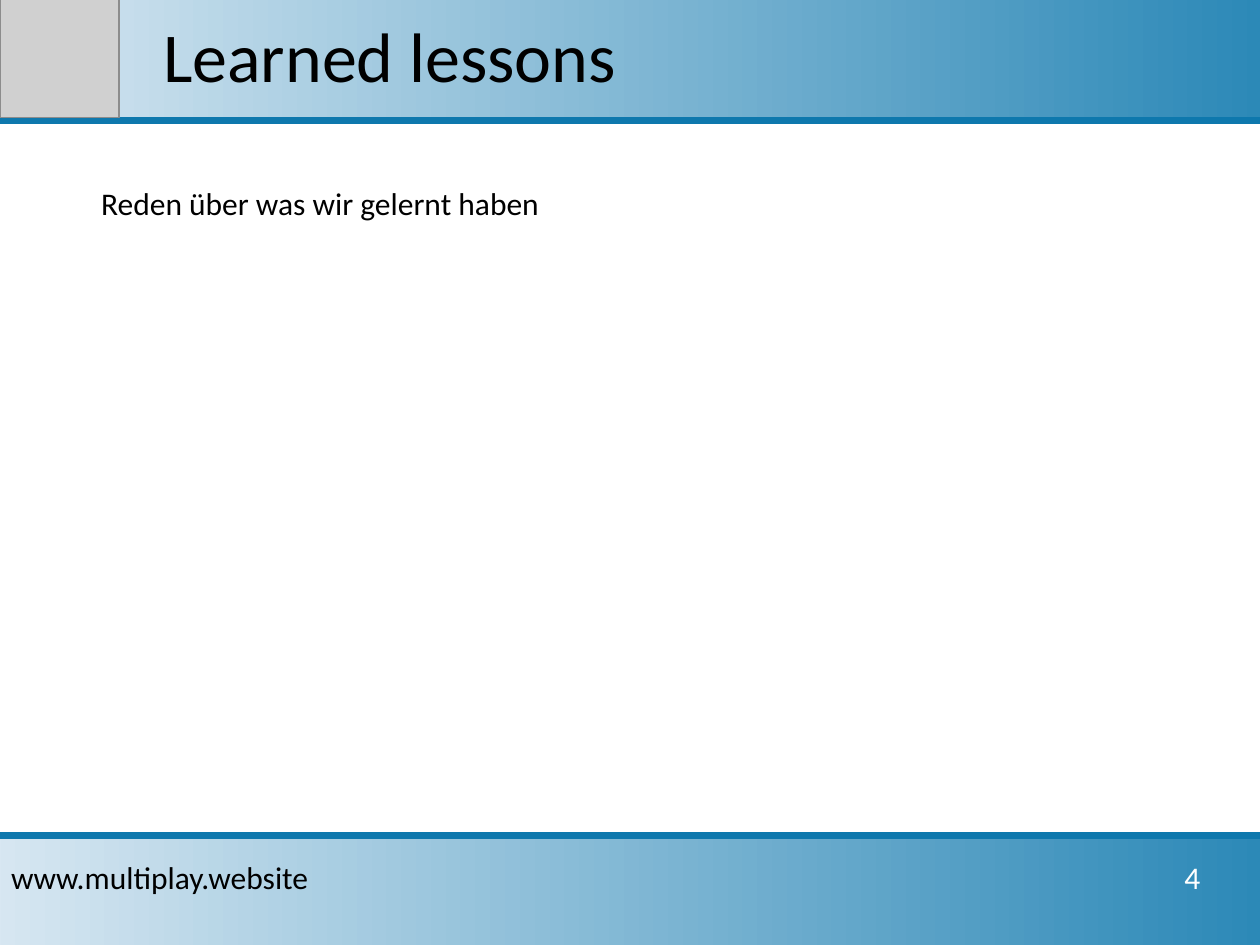
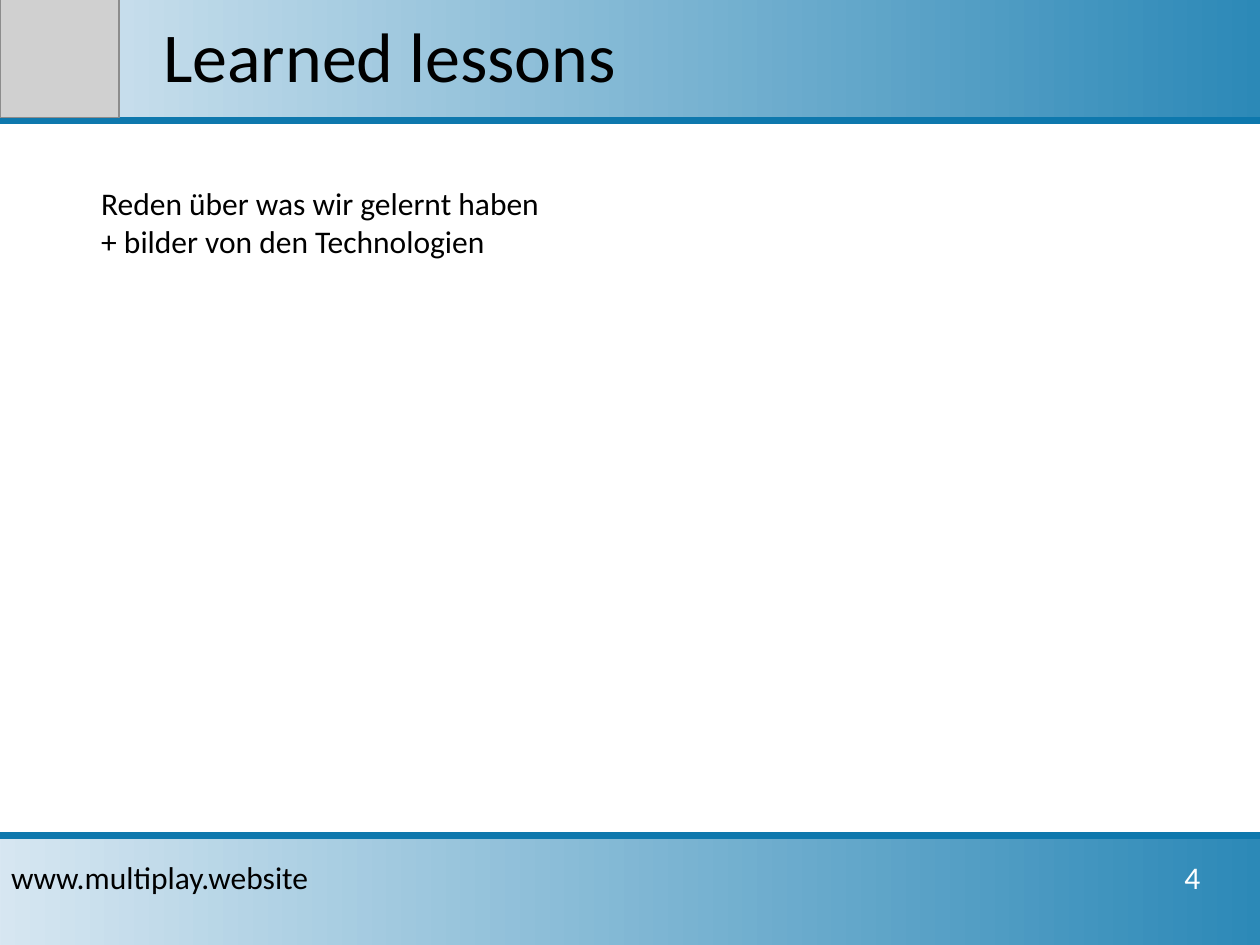
Before and after one commit to sbrinnich/MultiPlay, a slide deck: slide 5 of doc/Projektpraesentation_2017-01-23.pptx. Drawn at 1260x945 pixels with LibreOffice and Linux fonts; fonts in the diff are those of the drawing; grey boxes stand for pictures. Boxes give left, top, right and bottom in pixels: in the first picture for what was removed or moved away, otherwise in the second. Text is boxed around its words. In the diff, an @@ line names an element or a change of style, - is before the commit and + after.

```diff
--- a/doc/Projektpraesentation_2017-01-23.pptx
+++ b/doc/Projektpraesentation_2017-01-23.pptx
@@ text at <box>124,231,484,259</box>: paragraph added @@
++ bilder von den Technologien
```
Also in this commit, not shown: 1 other slide changed, 2 other files.
